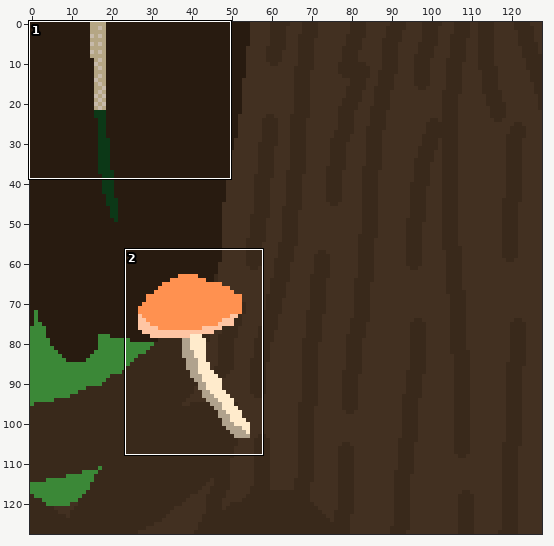
Pixel-art file -- asesprite/tree_stump.aseprite. The picture above shows the old version from afar; the outline marks the close-up.
Close-up. First the earlier version:
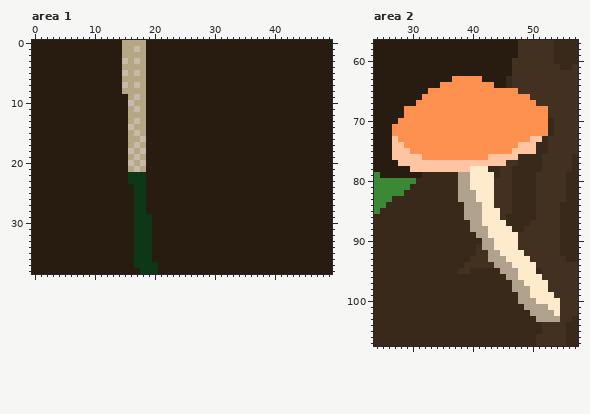
128x128 pixels, 1 frame. Colours within 5 levels of each other are drawn and written as one. Shown: area 1: x 0..49, y 0..38; area 2: x 24..57, y 57..107.
After:
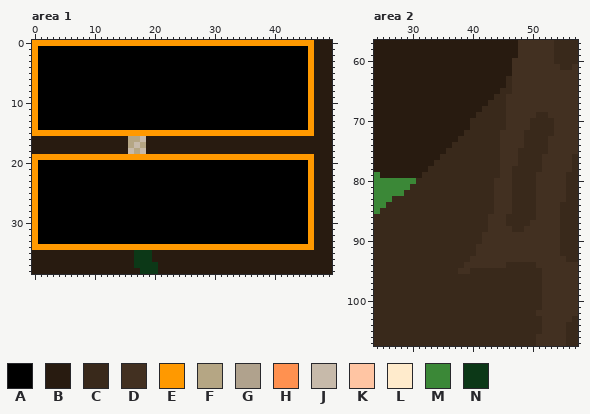
Palette (. is transparent): A #000000  B #281b10  C #39291b  D #423021  E #ff9900  F #b5a684  G #b0a28d  H #ff9150  J #c7baaa  K #ffc5a3  L #ffebcc  M #3b8837  N #0c3817
What changed:
layer "Layer 6" now hidden
layer "Layer 9" added
Changed rows in their new state; - is an unchanged pixel.
Area 1, layer "Layer 9":
first column x 0:
 0 EEEEEEEEEEEEEEEEEEEEEEEEEEEEEEEEEEEEEEEEEEEEEEE
 1 EAAAAAAAAAAAAAAAAAAAAAAAAAAAAAAAAAAAAAAAAAAAAAE
 2 EAAAAAAAAAAAAAAAAAAAAAAAAAAAAAAAAAAAAAAAAAAAAAE
 3 EAAAAAAAAAAAAAAAAAAAAAAAAAAAAAAAAAAAAAAAAAAAAAE
 4 EAAAAAAAAAAAAAAAAAAAAAAAAAAAAAAAAAAAAAAAAAAAAAE
 5 EAAAAAAAAAAAAAAAAAAAAAAAAAAAAAAAAAAAAAAAAAAAAAE
 6 EAAAAAAAAAAAAAAAAAAAAAAAAAAAAAAAAAAAAAAAAAAAAAE
 7 EAAAAAAAAAAAAAAAAAAAAAAAAAAAAAAAAAAAAAAAAAAAAAE
 8 EAAAAAAAAAAAAAAAAAAAAAAAAAAAAAAAAAAAAAAAAAAAAAE
 9 EAAAAAAAAAAAAAAAAAAAAAAAAAAAAAAAAAAAAAAAAAAAAAE
10 EAAAAAAAAAAAAAAAAAAAAAAAAAAAAAAAAAAAAAAAAAAAAAE
11 EAAAAAAAAAAAAAAAAAAAAAAAAAAAAAAAAAAAAAAAAAAAAAE
12 EAAAAAAAAAAAAAAAAAAAAAAAAAAAAAAAAAAAAAAAAAAAAAE
13 EAAAAAAAAAAAAAAAAAAAAAAAAAAAAAAAAAAAAAAAAAAAAAE
14 EAAAAAAAAAAAAAAAAAAAAAAAAAAAAAAAAAAAAAAAAAAAAAE
15 EEEEEEEEEEEEEEEEEEEEEEEEEEEEEEEEEEEEEEEEEEEEEEE
first column x 0:
19 EEEEEEEEEEEEEEEEEEEEEEEEEEEEEEEEEEEEEEEEEEEEEEE
20 EAAAAAAAAAAAAAAAAAAAAAAAAAAAAAAAAAAAAAAAAAAAAAE
21 EAAAAAAAAAAAAAAAAAAAAAAAAAAAAAAAAAAAAAAAAAAAAAE
22 EAAAAAAAAAAAAAAAAAAAAAAAAAAAAAAAAAAAAAAAAAAAAAE
23 EAAAAAAAAAAAAAAAAAAAAAAAAAAAAAAAAAAAAAAAAAAAAAE
24 EAAAAAAAAAAAAAAAAAAAAAAAAAAAAAAAAAAAAAAAAAAAAAE
25 EAAAAAAAAAAAAAAAAAAAAAAAAAAAAAAAAAAAAAAAAAAAAAE
26 EAAAAAAAAAAAAAAAAAAAAAAAAAAAAAAAAAAAAAAAAAAAAAE
27 EAAAAAAAAAAAAAAAAAAAAAAAAAAAAAAAAAAAAAAAAAAAAAE
28 EAAAAAAAAAAAAAAAAAAAAAAAAAAAAAAAAAAAAAAAAAAAAAE
29 EAAAAAAAAAAAAAAAAAAAAAAAAAAAAAAAAAAAAAAAAAAAAAE
30 EAAAAAAAAAAAAAAAAAAAAAAAAAAAAAAAAAAAAAAAAAAAAAE
31 EAAAAAAAAAAAAAAAAAAAAAAAAAAAAAAAAAAAAAAAAAAAAAE
32 EAAAAAAAAAAAAAAAAAAAAAAAAAAAAAAAAAAAAAAAAAAAAAE
33 EAAAAAAAAAAAAAAAAAAAAAAAAAAAAAAAAAAAAAAAAAAAAAE
34 EEEEEEEEEEEEEEEEEEEEEEEEEEEEEEEEEEEEEEEEEEEEEEE
Area 2:
first column x 27:
 63 ----------BBBBB-------------
 64 --------BBBBBBBBB-----------
 65 ------BBBBBBBBBBBBCCD-------
 66 -----BBBBBBBBBBBBCCDDDD-----
 67 ----BBBBBBBBBBBBCCCDDDDD----
 68 --BBBBBBBBBBBBBCCCCDDDDDDD--
 69 --BBBBBBBBBBBBCCCCCDDDDDCC--
 70 -BBBBBBBBBBBBCCCCCCDDDDCCC--
 71 BBBBBBBBBBBBBCCCCCCDDDDCCC--
 72 BBBBBBBBBBBBCCCCCCDDDDCCCC--
 73 BBBBBBBBBBBCCCCCCCDDDDCCC---
 74 BBBBBBBBBBCCCCCCCCDDDDCC----
 75 BBBBBBBBBCCCCCCCCCDDDCCC----
 76 BBBBBBBBCCCCCCCCCCDDD-------
 77 -BBBBBBCCCCCCCCCCCD---------
 78 ---BBBCCCCCCCCCC------------
 79 -----------CCCCCC-----------
 80 -----------CCCCCC-----------
 81 -----------CCCCCC-----------
 82 -----------CCCCCC-----------
 83 -----------CCCCCC-----------
 84 ------------CCCCC-----------
 85 ------------CCCCCD----------
 86 ------------CCCCDD----------
 87 -------------CCCDDD---------
 88 -------------CCCDDDD--------
 89 --------------CDDDDDD-------
 90 ---------------DDDDDD-------
 91 ---------------DDDDDD-------
 92 ----------------DDDDDD------
 93 ----------------DDDDDDD-----
 94 -----------------DDCCCCC----
 95 ------------------CCCCCC----
 96 -------------------CCCCCC---
 97 --------------------CCCCCD--
 98 --------------------CCCCCD--
 99 ---------------------CCCCDD-
100 ---------------------CCCCDDD
101 ----------------------CCCDDD
102 -----------------------CDDDD
103 ------------------------CDDD
Changed places in both close-ups, as pixel boxes (x1, y1, x2, y2):
changed: (32, 40, 314, 250)
changed: (392, 76, 560, 322)
